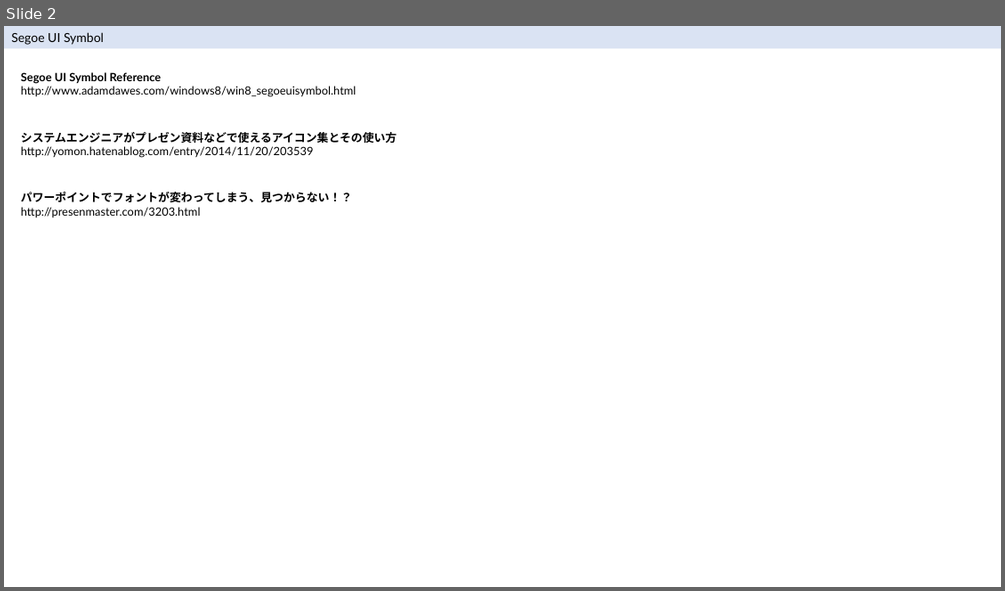
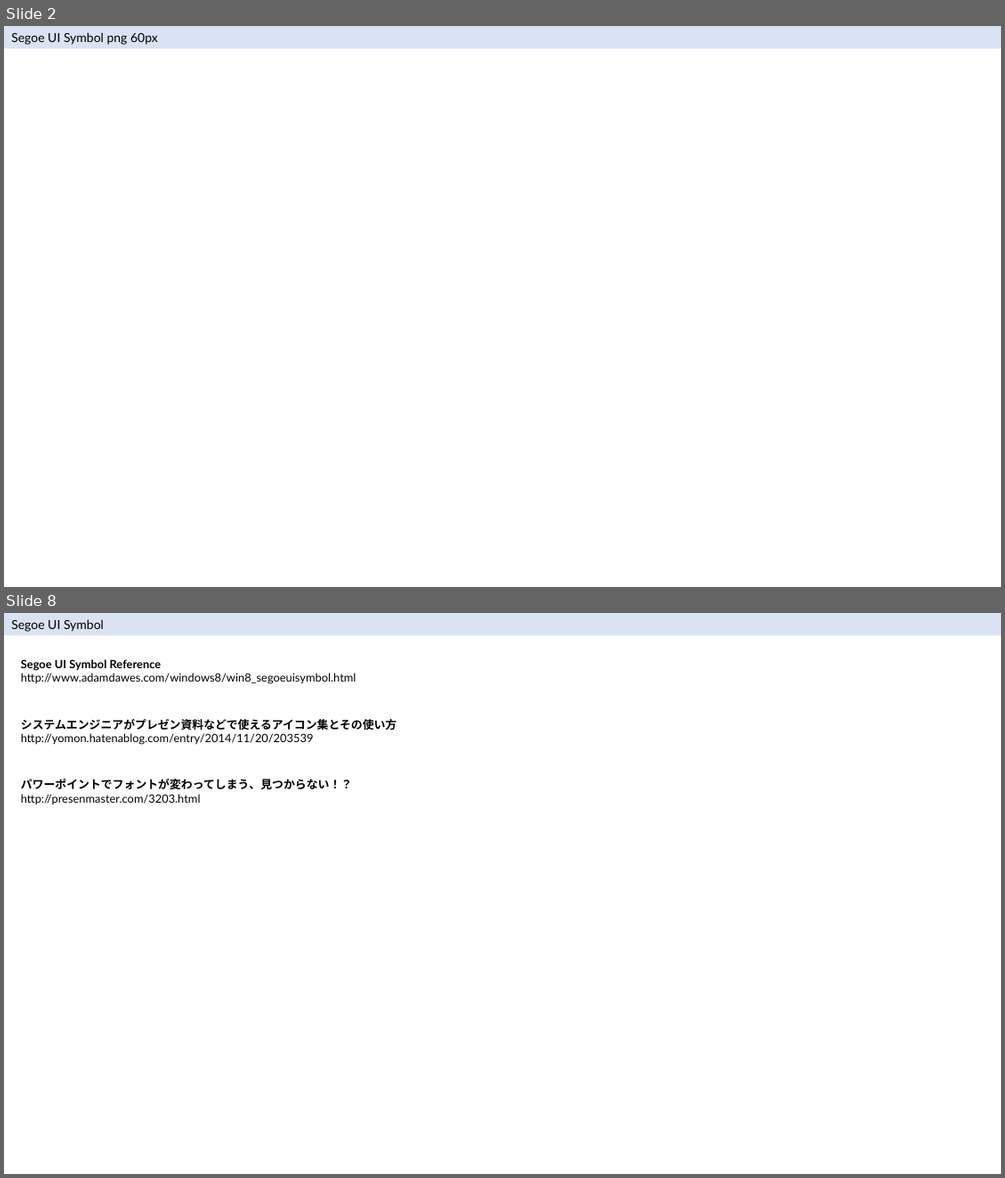
Before and after one commit to tsujimitsu/knowhow, a slide deck: designpattern/SegoeUISymbol.pptx. Shown one above the other, each under a label of ours: slide 2 before the commit, slides 2 and 8 after it; the slides between them are not shown. The pictures are 1005x591 and 1005x1178 pixels, drawn with LibreOffice and Linux fonts; fonts in the diff are those of the drawing; background and template pictures are left out. Boxes give left, top, right and bottom in pixels: in the first picture for what was removed or moved away, otherwise in the second. Text is boxed around its words. In the diff, an @@ line names an element or a change of style, - is before the commit and + after.

```diff
--- a/designpattern/SegoeUISymbol.pptx
+++ b/designpattern/SegoeUISymbol.pptx
@@ slide 2 added at (4,26,1001,587), background picture (left out) @@
@@ rectangle added at (4,26,1001,48), fill #DAE3F3, 12 pt, text #000000 @@
+Segoe UI Symbol png 60px
@@ what was slide 2 is now slide 8 @@
```
Also in this commit, not shown: 1 slide changed, 5 other slides added.
